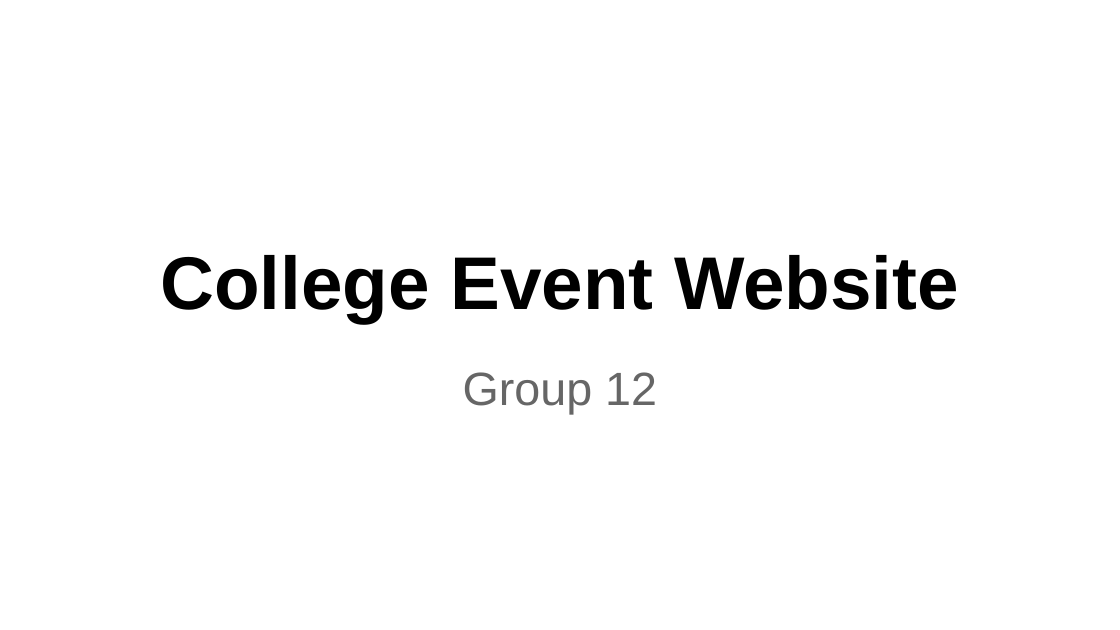
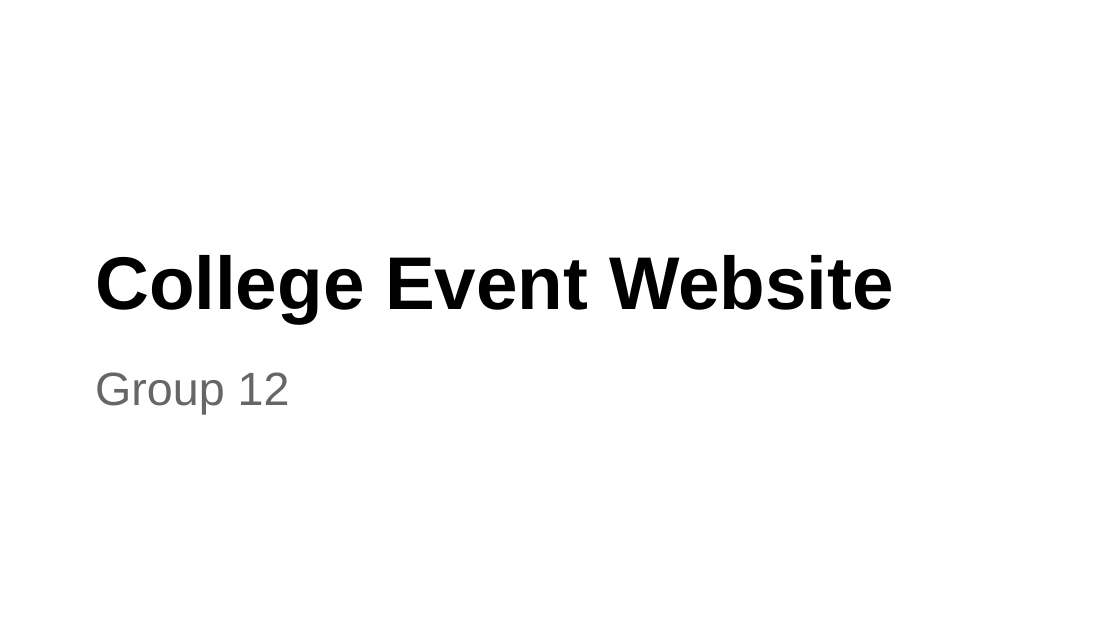
Before and after one commit to wwilhite/cop4710, a slide deck: slide 1 of PowerPoint/College Event Website.pptx. Drawn at 1120x630 pixels with LibreOffice and Linux fonts; fonts in the diff are those of the drawing. Boxes give left, top, right and bottom in pixels: in the first picture for what was removed or moved away, otherwise in the second. Text is boxed around its words. In the diff, an @@ line names an element or a change of style, - is before the commit and + after.

```diff
--- a/PowerPoint/College Event Website.pptx
+++ b/PowerPoint/College Event Website.pptx
@@ title "College Event Website" at bbox=[95, 255, 894, 323]: alignment centre to left @@
@@ subtitle "Group 12" at bbox=[95, 372, 290, 414]: alignment centre to left @@
```
Also in this commit, not shown: 2 other slides changed, 10 slides added.
